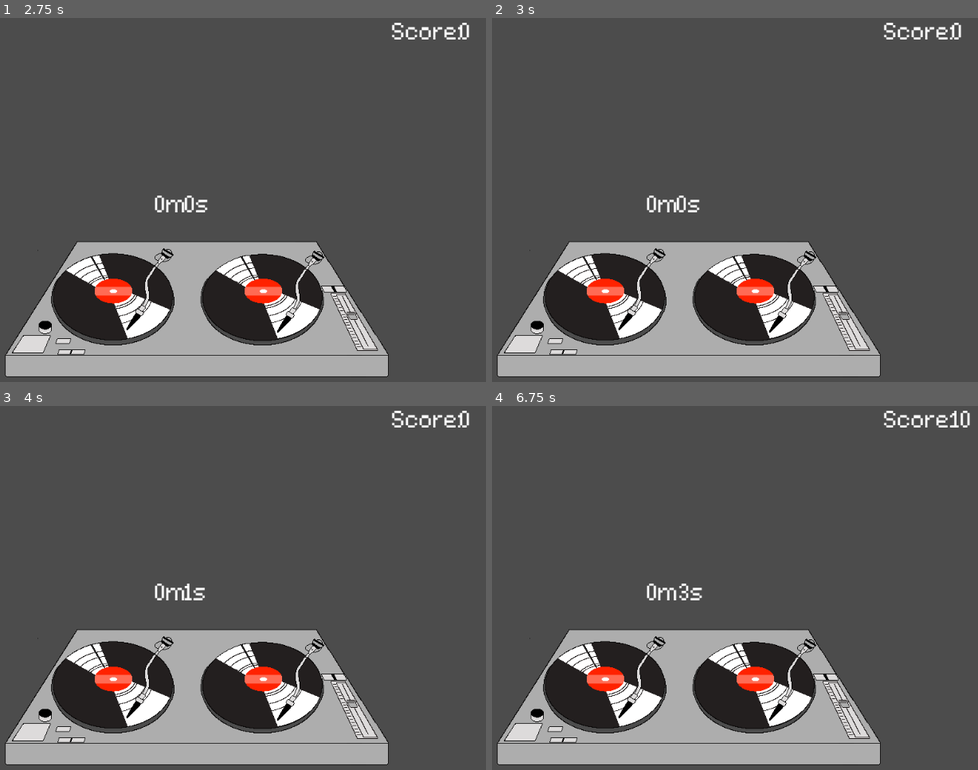
Above: before the commit, frames 1-4 (two rows, left to right).
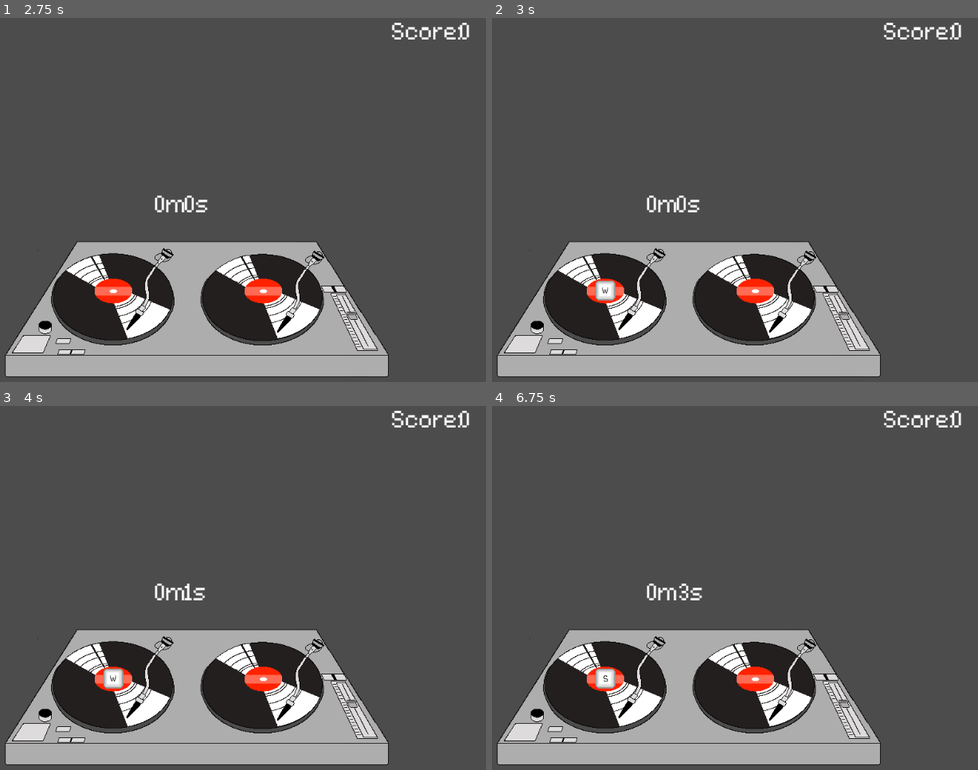
Above: after the commit, the same moments.

Repository: Sandvich/StrawberryJam3
Game: Godot game, scene res://game.tscn
Two runs of this game, one before a commit and one after it. Both use one fixed random seed, a clock stepped at 60 frames per second and the inputs below.
Inputs:
- Up to frame 1 (2.75 s): tap Enter at 0.5, 2 s; hold D (left_deck_right) 0.53-1.28 s; tap Space at 1.25 s; hold S (left_deck_down) 1.28-2.03 s; hold D (left_deck_right) from 2.03 s (still down)
- Up to frame 2 (3 s): tap Space at 2.75 s; release D (left_deck_right) at 2.78 s; hold W (left_deck_up) from 2.78 s (still down)
- Up to frame 3 (4 s): tap Enter at 3.5 s; release W (left_deck_up) at 3.53 s; hold S (left_deck_down) from 3.53 s (still down)
- Up to frame 4 (6.75 s): tap Space at 4.25 s; release S (left_deck_down) at 5.78 s; hold D (left_deck_right) 5.78-6.53 s; hold W (left_deck_up) from 6.53 s (still down)

Frame 1 is identical in both runs. In frame 2, 0.2% of the frame differs, in the area x 21-26%, y 71-78%; in frame 3, 0.2%; in frame 4, 0.3%, in the area x 21-99%, y 1-78%.
Error before the commit: Invalid type in function 'play' in base 'AnimatedSprite (Prompt.gd)'. Cannot convert argument 1 from Object to String. (res://code/Prompt.gd:25)

Commit message:
Keyboard spawns restored, prompt locations fixed on right deck, xbox animations saved.

Diff:
--- /dev/null
+++ b/src/assets/keyboard.tres
@@ -0,0 +1,54 @@
+[gd_resource type="SpriteFrames" load_steps=9 format=2]
+
+[ext_resource path="res://assets/arrow_left.png" type="Texture" id=1]
+[ext_resource path="res://assets/arrow_right.png" type="Texture" id=2]
+[ext_resource path="res://assets/arrow_up.png" type="Texture" id=3]
+[ext_resource path="res://assets/w.png" type="Texture" id=4]
+[ext_resource path="res://assets/a.png" type="Texture" id=5]
+[ext_resource path="res://assets/d.png" type="Texture" id=6]
+[ext_resource path="res://assets/s.png" type="Texture" id=7]
+[ext_resource path="res://assets/arrow_down.png" type="Texture" id=8]
+
+[resource]
+
+animations = [ {
+"frames": [ ExtResource( 1 ) ],
+"loop": true,
+"name": "left",
+"speed": 5.0
+}, {
+"frames": [ ExtResource( 2 ) ],
+"loop": true,
+"name": "right",
+"speed": 5.0
+}, {
+"frames": [ ExtResource( 3 ) ],
+"loop": true,
+"name": "up",
+"speed": 5.0
+}, {
+"frames": [ ExtResource( 4 ) ],
+"loop": true,
+"name": "w",
+"speed": 5.0
+}, {
+"frames": [ ExtResource( 5 ) ],
+"loop": true,
+"name": "a",
+"speed": 5.0
+}, {
+"frames": [ ExtResource( 6 ) ],
+"loop": true,
+"name": "d",
+"speed": 5.0
+}, {
+"frames": [ ExtResource( 7 ) ],
+"loop": true,
+"name": "s",
+"speed": 5.0
+}, {
+"frames": [ ExtResource( 8 ) ],
+"loop": true,
+"name": "down",
+"speed": 5.0
+} ]
--- a/src/assets/xbox.tres
+++ b/src/assets/xbox.tres
@@ -1,10 +1,31 @@
-[gd_resource type="SpriteFrames" format=2]
+[gd_resource type="SpriteFrames" load_steps=6 format=2]
+
+[ext_resource path="res://assets/xbox_dpad_left.png" type="Texture" id=1]
+[ext_resource path="res://assets/xbox_dpad_neutral.png" type="Texture" id=2]
+[ext_resource path="res://assets/xbox_dpad_right.png" type="Texture" id=3]
+[ext_resource path="res://assets/xbox_dpad_down.png" type="Texture" id=4]
+[ext_resource path="res://assets/xbox_dpad_up.png" type="Texture" id=5]
 
 [resource]
 
 animations = [ {
-"frames": [  ],
+"frames": [ ExtResource( 1 ), ExtResource( 2 ) ],
 "loop": true,
 "name": "dpad_left",
 "speed": 5.0
+}, {
+"frames": [ ExtResource( 3 ), ExtResource( 2 ) ],
+"loop": true,
+"name": "dpad_right",
+"speed": 5.0
+}, {
+"frames": [ ExtResource( 4 ), ExtResource( 2 ) ],
+"loop": true,
+"name": "dpad_down",
+"speed": 5.0
+}, {
+"frames": [ ExtResource( 5 ), ExtResource( 2 ) ],
+"loop": true,
+"name": "dpad_up",
+"speed": 5.0
 } ]
--- a/src/code/Deck.gd
+++ b/src/code/Deck.gd
@@ -26,15 +26,16 @@
 		elif "XBox" in name:
 			print("Switching to xbox mapping.")
 			key_map = {
-				"left_deck_up":load("res://assets/w.png"),
-				"left_deck_left":load("res://assets/a.png"),
-				"left_deck_down":load("res://assets/s.png"),
-				"left_deck_right":load("res://assets/d.png"),
+				"left_deck_up": "dpad_up",
+				"left_deck_down": "dpad_down",
+				"left_deck_left": "dpad_left",
+				"left_deck_right": "dpad_right",
 				"right_deck_left":load("res://assets/arrow_left.png"),
 				"right_deck_right":load("res://assets/arrow_right.png"),
 				"right_deck_up":load("res://assets/arrow_up.png"),
 				"right_deck_down":load("res://assets/arrow_down.png")
 			}
+			anim_file = load("res://assets/xbox.tres")
 		else:
 			print("Unknown device, defaulting to keyboard mapping.")
 			keyboard=true
@@ -44,15 +45,16 @@
 
 	if keyboard:
 		key_map = {
-			"left_deck_up":load("res://assets/w.png"),
-			"left_deck_left":load("res://assets/a.png"),
-			"left_deck_down":load("res://assets/s.png"),
-			"left_deck_right":load("res://assets/d.png"),
-			"right_deck_left":load("res://assets/arrow_left.png"),
-			"right_deck_right":load("res://assets/arrow_right.png"),
-			"right_deck_up":load("res://assets/arrow_up.png"),
-			"right_deck_down":load("res://assets/arrow_down.png")
+			"left_deck_up":"w",
+			"left_deck_left":"a",
+			"left_deck_down":"s",
+			"left_deck_right":"d",
+			"right_deck_left":"left",
+			"right_deck_right":"right",
+			"right_deck_up":"up",
+			"right_deck_down":"down"
 		}
+		anim_file = load("res://assets/keyboard.tres")
 
 func _ready():
 	Input.connect("joy_connection_changed", self, "_on_joy_connection_changed")
--- a/src/code/Prompt.gd
+++ b/src/code/Prompt.gd
@@ -26,7 +26,7 @@
 	if key.begins_with("left"):
 		translate(Vector2(-125,-30))
 	elif key.begins_with("right"):
-		translate(Vector2(125, -30))
+		translate(Vector2(115, -30))
 	var timeout = Timer.new()
 	add_child(timeout)
 	timeout.wait_time = 2
